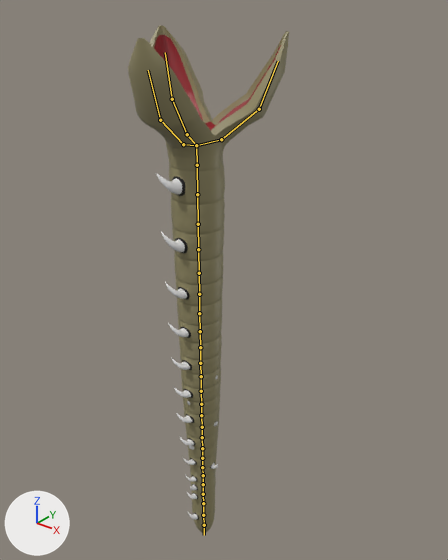
Before and after pictures for a commit that changed the FBX model Assets/Models-Animations/EnemyModels/SandWorm/SandWorm.fbx.
Before and after are seen from a 50 mm camera at (24.4, -27.8, 35.2) aimed at (0.9, 1.5, 17.0). The lights are fixed; the arrows at lower left show +X, +Y and +Z. Both versions are drawn at frame 1 of the action 'AttackingAnimationUp'; the numbers are the values there. The bones that bend it are drawn over the model as lines.

The first picture shows 'SandWorm'.
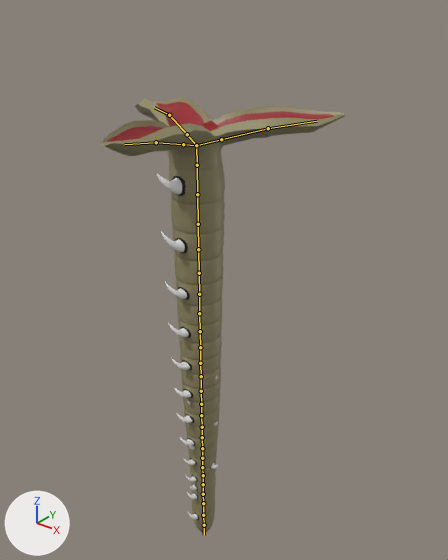
Changed parts and their boxes (x1, y1, x2, y2) in the pictures (448 x 560 px):
'SandWorm', posed (51% wider, 14% shorter)
    before: (128, 25, 289, 533)
    after: (101, 98, 345, 533)
bone 'Bone.029', root to tip
    before: (221, 139) to (259, 109)
    after: (221, 139) to (268, 128)
bone 'Bone.032', root to tip
    before: (259, 109) to (278, 61)
    after: (268, 128) to (317, 121)
bone 'Bone.030', root to tip
    before: (187, 134) to (172, 99)
    after: (187, 134) to (169, 115)
bone 'Bone.033', root to tip
    before: (172, 99) to (165, 52)
    after: (169, 115) to (154, 107)
bone 'Bone.031', root to tip
    before: (183, 144) to (160, 120)
    after: (183, 144) to (156, 142)
bone 'Bone.034', root to tip
    before: (160, 120) to (148, 70)
    after: (156, 142) to (124, 144)

The change, as a diff of the scene's bpy script:
```diff
--- a/Assets/Models-Animations/EnemyModels/SandWorm/SandWorm.fbx.py
+++ b/Assets/Models-Animations/EnemyModels/SandWorm/SandWorm.fbx.py
@@ bone_bone_029 @@
 bone_bone_029 = bpy.data.objects['WormBones'].pose.bones['Bone.029']  # child of 'Bone.026'
-bone_bone_029.rotation_quaternion = (0.94, 0.0, 0.0, -0.342)  # degrees (0, 0, -40)
+bone_bone_029.rotation_quaternion = (0.843, 0.0, 0.0, -0.537)  # degrees (0, 0, -65)
@@ bone_bone_032 @@
 bone_bone_032 = bpy.data.objects['WormBones'].pose.bones['Bone.032']  # child of 'Bone.029'
-bone_bone_032.rotation_quaternion = (1.0, 0.0, 0.0, 0.0)  # degrees (0, 0, 0)
+bone_bone_032.rotation_quaternion = (0.954, 0.0, 0.0, -0.301)  # degrees (0, 0, -35)
@@ bone_bone_030 @@
 bone_bone_030 = bpy.data.objects['WormBones'].pose.bones['Bone.030']  # child of 'Bone.027'
-bone_bone_030.rotation_quaternion = (0.94, 0.0, 0.0, -0.342)  # degrees (0, 0, -40)
+bone_bone_030.rotation_quaternion = (0.843, 0.0, 0.0, -0.537)  # degrees (0, 0, -65)
@@ bone_bone_033 @@
 bone_bone_033 = bpy.data.objects['WormBones'].pose.bones['Bone.033']  # child of 'Bone.030'
-bone_bone_033.rotation_quaternion = (1.0, 0.0, 0.0, 0.0)  # degrees (0, 0, 0)
+bone_bone_033.rotation_quaternion = (0.924, 0.0, 0.0, -0.383)  # degrees (0, 0, -45)
@@ bone_bone_031 @@
 bone_bone_031 = bpy.data.objects['WormBones'].pose.bones['Bone.031']  # child of 'Bone.028'
-bone_bone_031.rotation_quaternion = (0.94, 0.0, 0.0, -0.342)  # degrees (0, 0, -40)
+bone_bone_031.rotation_quaternion = (0.843, 0.0, 0.0, -0.537)  # degrees (0, 0, -65)
@@ bone_bone_034 @@
 bone_bone_034 = bpy.data.objects['WormBones'].pose.bones['Bone.034']  # child of 'Bone.031'
-bone_bone_034.rotation_quaternion = (1.0, 0.0, 0.0, 0.0)  # degrees (0, 0, 0)
+bone_bone_034.rotation_quaternion = (0.954, 0.0, 0.0, -0.301)  # degrees (0, 0, -35)
```
